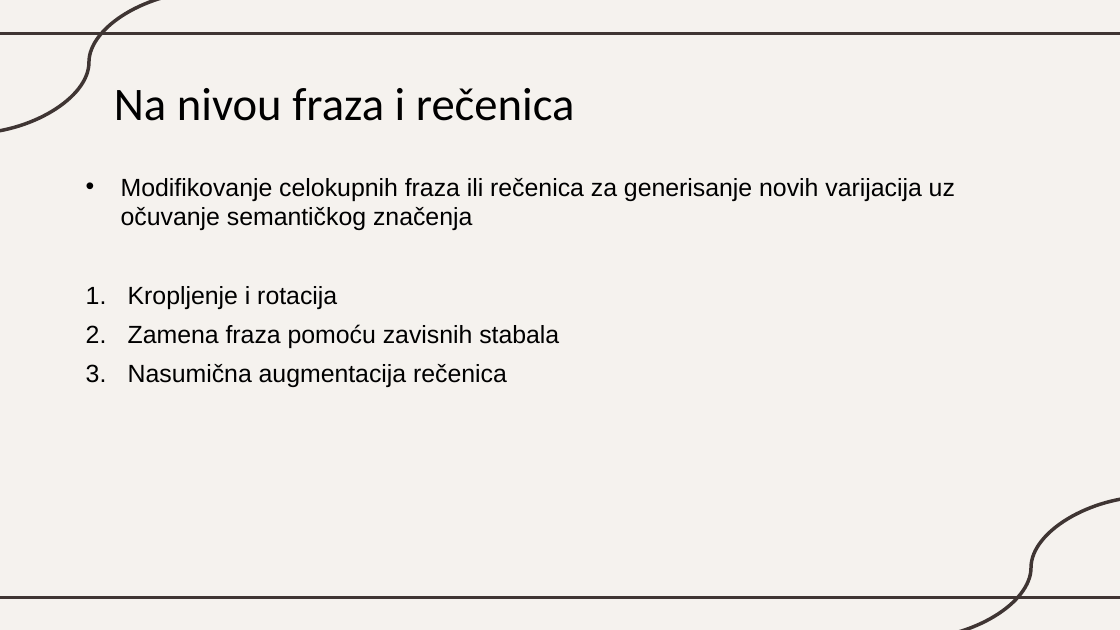
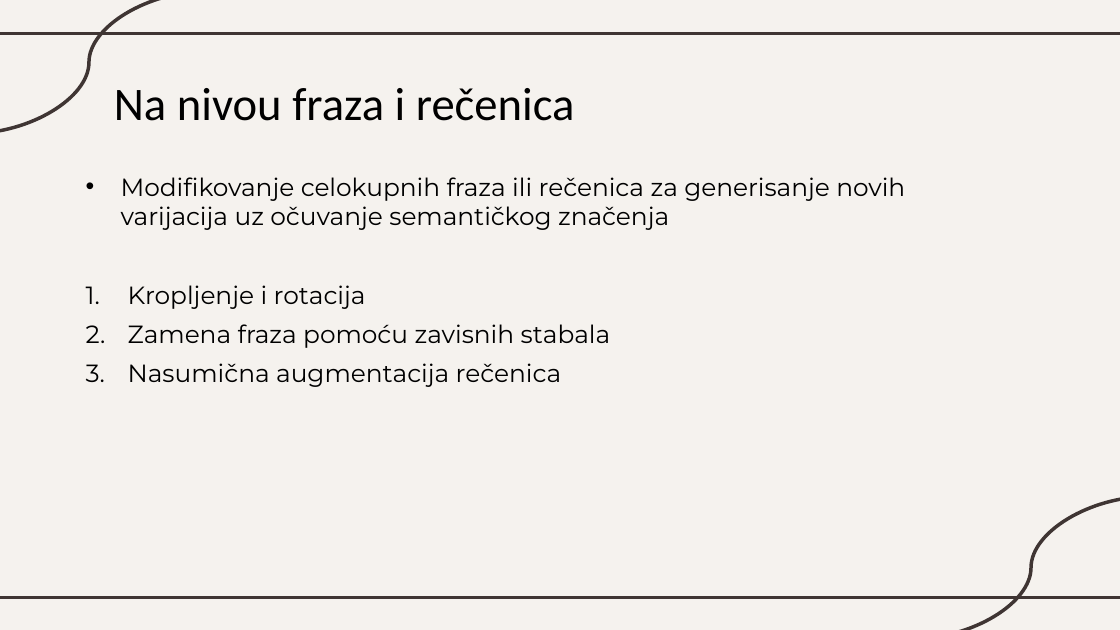
Before and after one commit to katarinaast/Text-data-augmentation, a slide deck: slide 16 of Augmentacija_PDF.pptx. Drawn at 1120x630 pixels with LibreOffice and Linux fonts; fonts in the diff are those of the drawing. Boxes give left, top, right and bottom in pixels: in the first picture for what was removed or moved away, otherwise in the second. Text is boxed around its words. In the diff, an @@ line names an element or a change of style, - is before the commit and + after.

```diff
--- a/Augmentacija_PDF.pptx
+++ b/Augmentacija_PDF.pptx
@@ text "Modifikovanje celokupnih fraza ili rečenica ..." at (121,177,905,387): font Arial to Montserrat @@
```
Also in this commit, not shown: 21 other slides changed, 1 other file.
